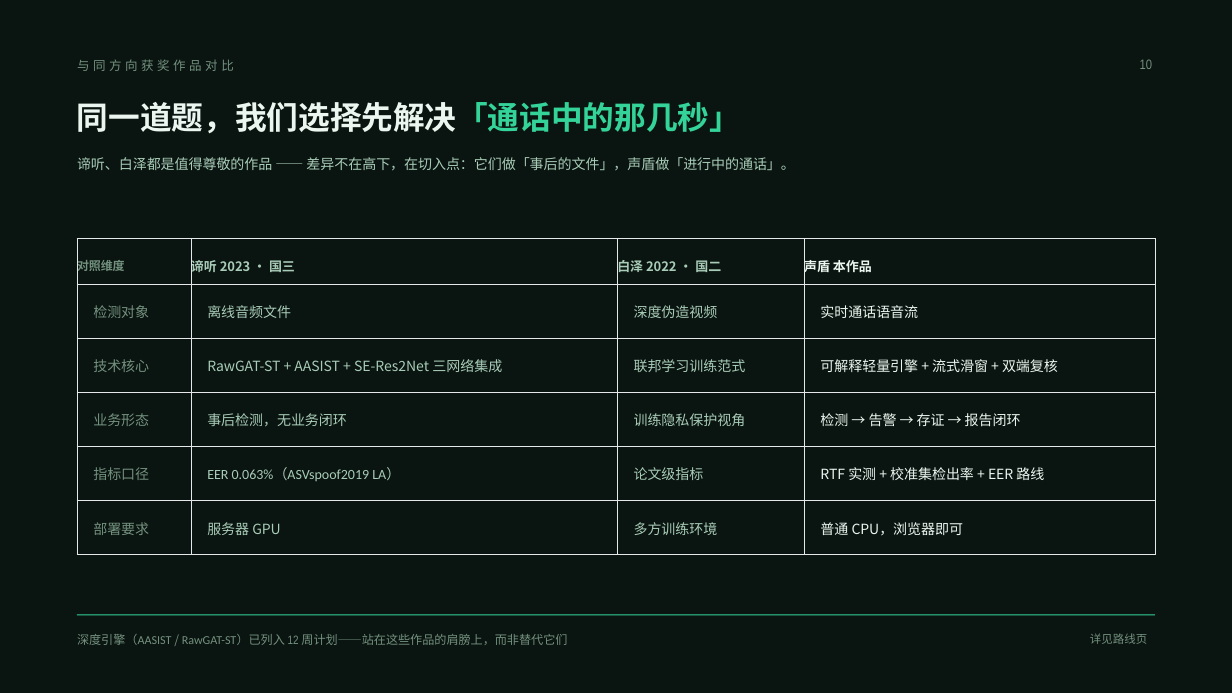
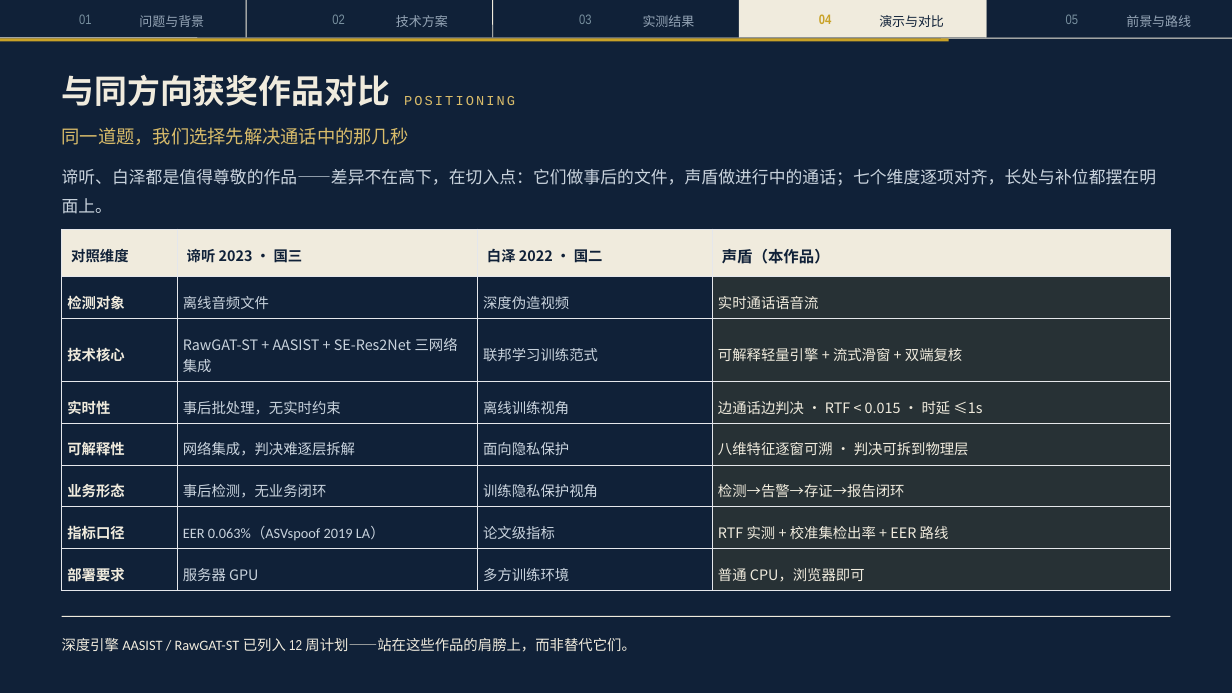
Before and after one commit to 43aquarius/ShieldEar, a slide deck: slide 10 of docs/声盾-答辩演示.pptx. Drawn at 1232x693 pixels with LibreOffice and Linux fonts; fonts in the diff are those of the drawing. Boxes give left, top, right and bottom in pixels: in the first picture for what was removed or moved away, otherwise in the second. Text is boxed around its words. In the diff, an @@ line names an element or a change of style, - is before the commit and + after.

```diff
--- a/docs/声盾-答辩演示.pptx
+++ b/docs/声盾-答辩演示.pptx
@@ background #0A1410 to #102138 @@
@@ text added at (79, 14, 91, 24), 8 pt, text #78909F @@
+01
@@ text added at (139, 15, 204, 27), 7.6 pt, text #94A4B5 @@
+问题与背景
@@ line added from (246, 0) to (246, 37), #F0EBDD 0.56 pt @@
@@ text added at (332, 14, 344, 24), 8 pt, text #78909F @@
+02
@@ text added at (396, 15, 448, 27), 7.6 pt, text #94A4B5 @@
+技术方案
@@ line added from (493, 0) to (493, 37), #F0EBDD 0.56 pt @@
@@ text added at (579, 14, 591, 24), 8 pt, text #78909F @@
+03
@@ text added at (643, 15, 695, 27), 7.6 pt, text #94A4B5 @@
+实测结果
@@ line added from (739, 0) to (739, 37), #F0EBDD 0.56 pt @@
@@ rectangle added at (739, 0, 986, 37), fill #F0EBDD @@
@@ text added at (819, 14, 831, 24), 8 pt, text #C9A227, bold @@
+04
@@ text added at (879, 15, 944, 27), 7.6 pt, text #102138 @@
+演示与对比
@@ line added from (986, 0) to (986, 37), #F0EBDD 0.56 pt @@
@@ text added at (1066, 14, 1078, 24), 8 pt, text #78909F @@
+05
@@ text added at (1126, 15, 1191, 27), 7.6 pt, text #94A4B5 @@
+前景与路线
@@ line added from (0, 38) to (1232, 38), #F0EBDD 0.56 pt @@
@@ rectangle added at (0, 38, 949, 41), fill #C9A227 @@
@@ text removed at (1140, 59, 1152, 69) @@
-10
@@ text "与同方向获奖作品对比": place and size @@
-text "与同方向获奖作品对比" at (77, 59, 234, 71)
+text "与同方向获奖作品对比" at (62, 75, 390, 106)
@@ text "与同方向获奖作品对比" at (62, 75, 390, 106): size 7.3 to 19.1 pt, text colour #73917F to #F0EBDD, letter spacing 2 to 0 pt, bold on; line spacing 11pt to 25.2pt @@
@@ text added at (404, 89, 1170, 112), 8 pt, text #D9BC6A @@
+POSITIONING
@@ text at (62, 127, 409, 145): text changed; size 18.6 to 10.7 pt; text colour #EAF6EF to #D9BC6A; bold off @@
-同一道题，我们选择先解决「通话中的那几秒」
+同一道题，我们选择先解决通话中的那几秒
@@ text at (62, 169, 1156, 214): text changed; size 8.2 to 9.8 pt; text colour #A8CCB8 to #C9D3DD @@
-谛听、白泽都是值得尊敬的作品 —— 差异不在高下，在切入点：它们做「事后的文件」，声盾做「进行中的通话」。
+谛听、白泽都是值得尊敬的作品——差异不在高下，在切入点：它们做事后的文件，声盾做进行中的通话；七个维度逐项对齐，长处与补位都摆在明面上。
@@ table at (62, 229, 1172, 589) @@
-row 1, column 4: 声盾 本作品
+row 1, column 4: 声盾（本作品）
-row 4: 业务形态 | 事后检测，无业务闭环 | 训练隐私保护视角 | 检测 → 告警 → 存证 → 报告闭环
-row 5: 指标口径 | EER 0.063%（ASVspoof2019 LA） | 论文级指标 | RTF 实测 + 校准集检出率 + EER 路线
+row 4: 实时性 | 事后批处理，无实时约束 | 离线训练视角 | 边通话边判决 · RTF < 0.015 · 时延 ≤1s
+row 5: 可解释性 | 网络集成，判决难逐层拆解 | 面向隐私保护 | 八维特征逐窗可溯 · 判决可拆到物理层
+row 6: 业务形态 | 事后检测，无业务闭环 | 训练隐私保护视角 | 检测→告警→存证→报告闭环
+row 7: 指标口径 | EER 0.063%（ASVspoof 2019 LA） | 论文级指标 | RTF 实测 + 校准集检出率 + EER 路线
@@ table: place and size @@
-table at (76, 239, 1154, 540)
+table at (62, 229, 1172, 589)
@@ line moved from (76, 615) - (1156, 615) to (62, 616) - (1170, 616) @@
@@ line (62, 616) - (1170, 616): stroke #34D399 0.56 pt to #F0EBDD 0.56 pt @@
@@ text at (62, 638, 636, 652): text changed; size 7 to 8.4 pt; text colour #73917F to #F0EBDD @@
-深度引擎（AASIST / RawGAT-ST）已列入 12 周计划——站在这些作品的肩膀上，而非替代它们
+深度引擎 AASIST / RawGAT-ST 已列入 12 周计划——站在这些作品的肩膀上，而非替代它们。
@@ text removed at (1090, 633, 1147, 644) @@
-详见路线页
```
Also in this commit, not shown: 12 other slides changed, 35 other files.
